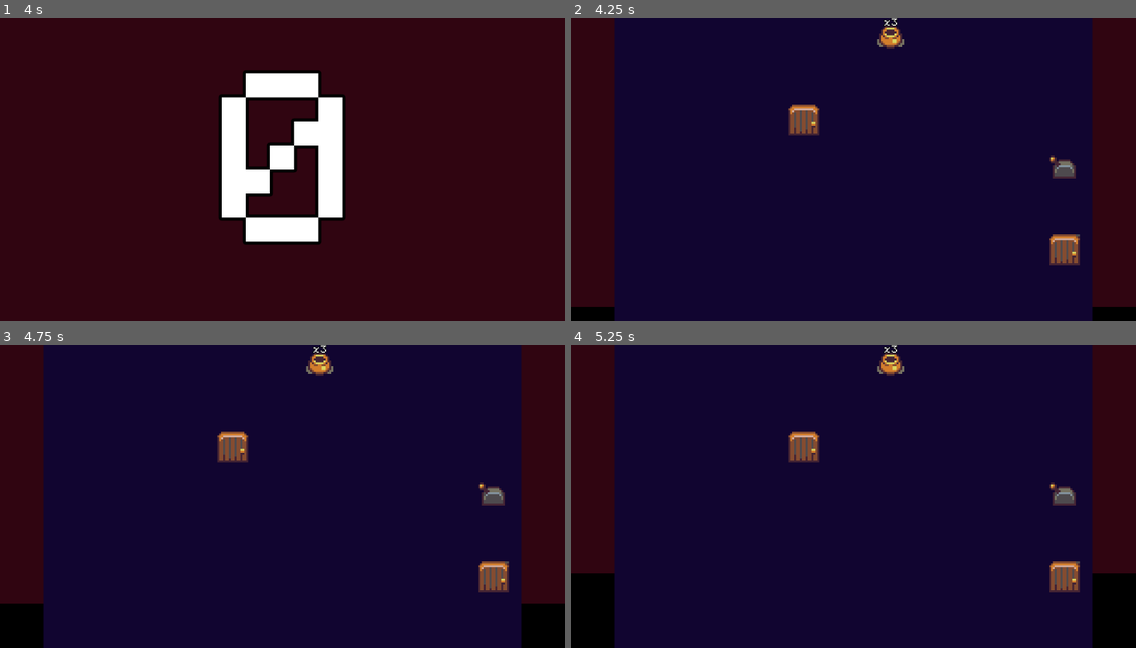
Above: before the commit, frames 1-4 (two rows, left to right).
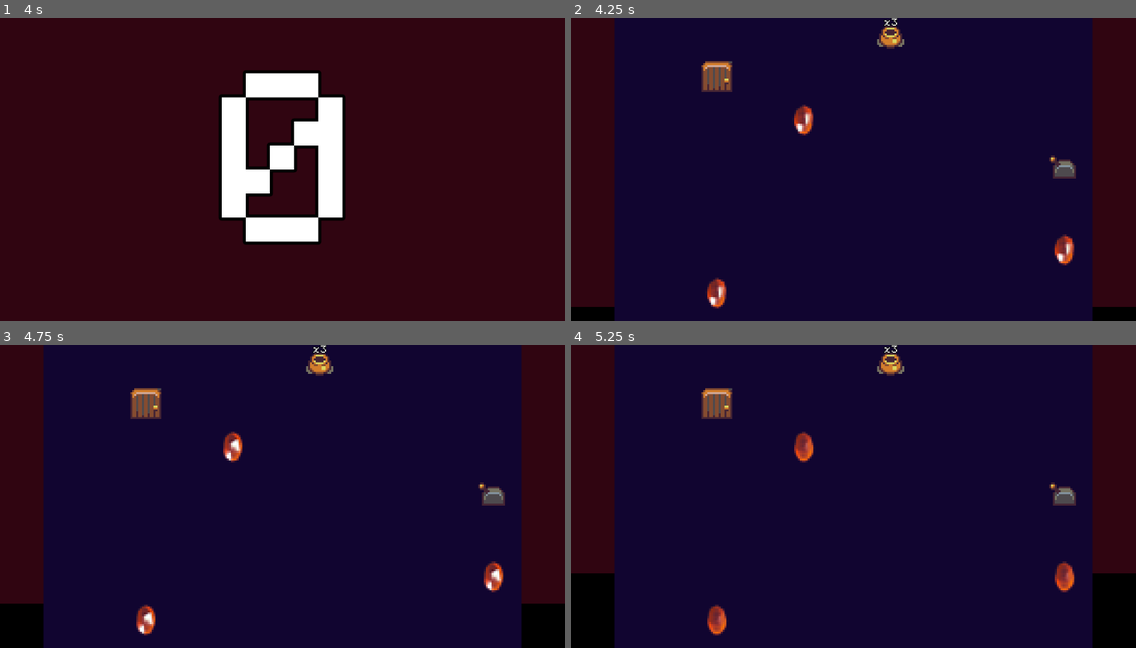
Above: after the commit, the same moments.

Repository: tedsteen/godot-cursors
Game: Godot game, scene res://level_intro.tscn
The game is run twice, just before and just after one commit, with the same random seed, the same clock (stepped at 60 frames per second) and the same inputs. Sound files missing from this copy of the repository are replaced by a short silence.
Inputs (mouse positions are in pixels of both pictures, inside the frame that each line leads up to):
- Up to frame 1 (4 s): tap Enter at 0.5, 2.75 s; move the mouse to (406, 154) at 0.52 s; click (406, 154) at 0.67 s; move the mouse to (169, 184) at 1.27 s; click (169, 184) at 1.42 s; tap Space at 2, 3.5 s; move the mouse to (339, 102) at 2.02 s; click (339, 102) at 2.17 s; move the mouse to (254, 230) at 2.77 s; click (254, 230) at 2.92 s; move the mouse to (452, 214) at 3.52 s; click (452, 214) at 3.67 s
- Up to frame 2 (4.25 s): no input
- Up to frame 3 (4.75 s): move the mouse to (113, 451) at 4.27 s; click (113, 451) at 4.42 s
- Up to frame 4 (5.25 s): move the mouse to (881, 496) at 5.02 s; click (881, 496) at 5.17 s

Frame 1 is identical in both runs. In frame 2, 1.9% of the frame differs, in the area x 23-91%, y 14-96%; in frame 3, 1.9%; in frame 4, 1.9%.

Commit message:
trying out some animations

Diff:
--- a/entities/gem.gd
+++ b/entities/gem.gd
@@ -2,14 +2,19 @@
 class_name Gem
 
 @onready var checkpoint_audio = %CheckpointAudio
+@onready var destroy_animation = %Animation
 
 func _ready():
 	add_to_group("gems")
 
 func handle_mouse(event: InputEventMouse):
-	if checkpoint_audio.has_stream_playback(): return
 	if event is InputEventMouseButton && event.button_index == 1 && event.pressed:
 		checkpoint_audio.play()
-		hide()
-		await checkpoint_audio.finished
+		disable()
+		destroy_animation.play("destroy")
+		z_index = 4096
+		# TODO: Await multiple signals..
+		#await checkpoint_audio.finished
+		await destroy_animation.animation_finished
+
 		queue_free()
--- a/entities/gem.tscn
+++ b/entities/gem.tscn
@@ -73,23 +73,56 @@
 radius = 26.0
 height = 78.0
 
+[sub_resource type="Animation" id="Animation_us07s"]
+resource_name = "destroy"
+tracks/0/type = "value"
+tracks/0/imported = false
+tracks/0/enabled = true
+tracks/0/path = NodePath("AnimatedSprite2D:scale")
+tracks/0/interp = 1
+tracks/0/loop_wrap = true
+tracks/0/keys = {
+"times": PackedFloat32Array(0, 1),
+"transitions": PackedFloat32Array(1, 1),
+"update": 0,
+"values": [Vector2(4, 4), Vector2(40, 40)]
+}
+tracks/1/type = "value"
+tracks/1/imported = false
+tracks/1/enabled = true
+tracks/1/path = NodePath("AnimatedSprite2D:modulate")
+tracks/1/interp = 1
+tracks/1/loop_wrap = true
+tracks/1/keys = {
+"times": PackedFloat32Array(0, 1),
+"transitions": PackedFloat32Array(1, 1),
+"update": 0,
+"values": [Color(1, 1, 1, 1), Color(1, 1, 1, 0)]
+}
+
+[sub_resource type="AnimationLibrary" id="AnimationLibrary_3l4a5"]
+_data = {
+"destroy": SubResource("Animation_us07s")
+}
+
 [node name="Gem" instance=ExtResource("1_seg1h")]
 script = ExtResource("2_jubiw")
-metadata/_edit_horizontal_guides_ = [64.0]
-metadata/_edit_vertical_guides_ = [64.0]
 
 [node name="AnimatedSprite2D" parent="." index="0"]
-unique_name_in_owner = false
-position = Vector2(32, 32)
 scale = Vector2(4, 4)
 sprite_frames = SubResource("SpriteFrames_vinib")
 autoplay = "default"
 
 [node name="CollisionShape2D" parent="." index="1"]
-unique_name_in_owner = false
 position = Vector2(32, 33)
 shape = SubResource("CapsuleShape2D_om8g1")
 
 [node name="CheckpointAudio" type="AudioStreamPlayer2D" parent="." index="2"]
 unique_name_in_owner = true
 stream = ExtResource("4_gmdhn")
+
+[node name="Animation" type="AnimationPlayer" parent="." index="3"]
+unique_name_in_owner = true
+libraries = {
+"": SubResource("AnimationLibrary_3l4a5")
+}
--- a/entities/lever.tscn
+++ b/entities/lever.tscn
@@ -39,17 +39,12 @@
 
 [node name="Lever" instance=ExtResource("1_pmgk5")]
 script = ExtResource("2_2ow4f")
-metadata/_edit_vertical_guides_ = [64.0]
-metadata/_edit_horizontal_guides_ = [64.0]
 
 [node name="AnimatedSprite2D" parent="." index="0"]
-unique_name_in_owner = false
-position = Vector2(32, 32)
 scale = Vector2(4, 4)
 sprite_frames = SubResource("SpriteFrames_blk52")
 
 [node name="CollisionShape2D" parent="." index="1"]
-unique_name_in_owner = false
 position = Vector2(31.5, 43.5)
 shape = SubResource("RectangleShape2D_pix76")
 
--- a/entities/stairs_up.tscn
+++ b/entities/stairs_up.tscn
@@ -25,17 +25,12 @@
 
 [node name="StairsUp" instance=ExtResource("1_n68xb")]
 script = ExtResource("2_vxw48")
-metadata/_edit_vertical_guides_ = [64.0]
-metadata/_edit_horizontal_guides_ = [64.0]
 
 [node name="AnimatedSprite2D" parent="." index="0"]
-unique_name_in_owner = false
-position = Vector2(32, 32)
 scale = Vector2(4, 4)
 sprite_frames = SubResource("SpriteFrames_b3tnr")
 
 [node name="CollisionShape2D" parent="." index="1"]
-unique_name_in_owner = false
 position = Vector2(32, 31.5)
 shape = SubResource("RectangleShape2D_6de5c")
 
--- a/level.gd
+++ b/level.gd
@@ -50,10 +50,10 @@
 
 	var lever: Lever = lever_res.instantiate()
 	available_entities.append(lever)
-
-	var gem: Gem = gem_res.instantiate()
-	#available_entities.append(gem)
-	available_entities.append(put_behind_door(lever, gem))
+	for i in range(0, 3):
+		var gem: Gem = gem_res.instantiate()
+		available_entities.append(gem)
+		#available_entities.append(put_behind_door(lever, gem))
 
 	var stairs_up: StairsUp = stairs_up_res.instantiate()
 	#available_entities.append(stairs_up)
Not shown: 1 places in entities/gem.tscn that only renumber resources
